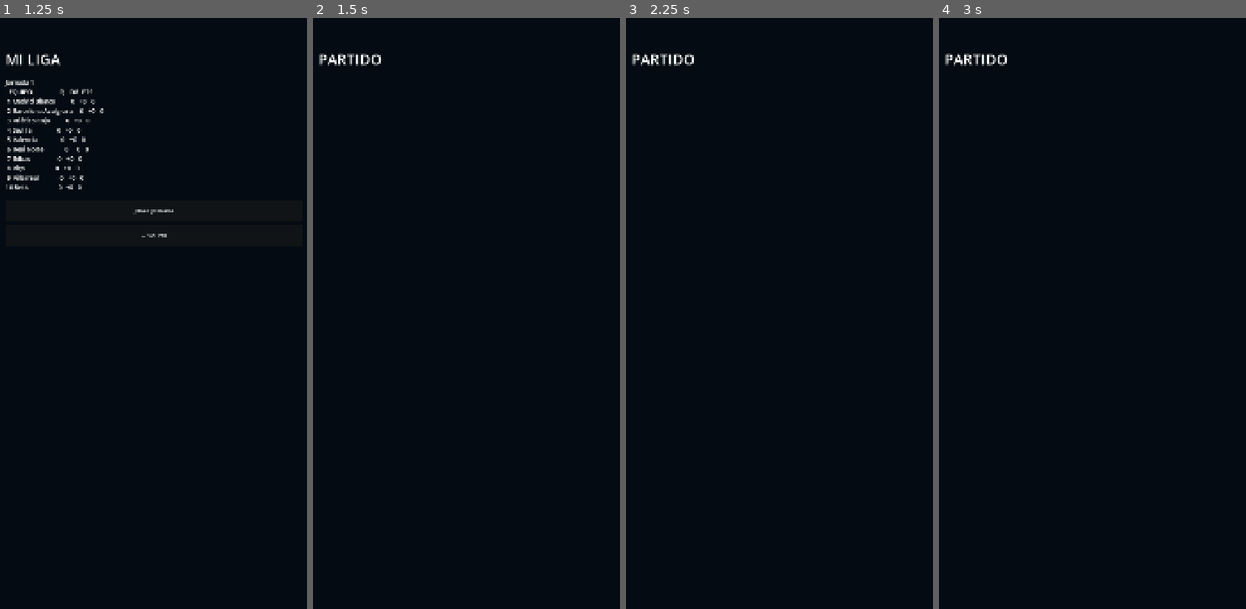
Above: before the commit, frames 1-4 (left to right).
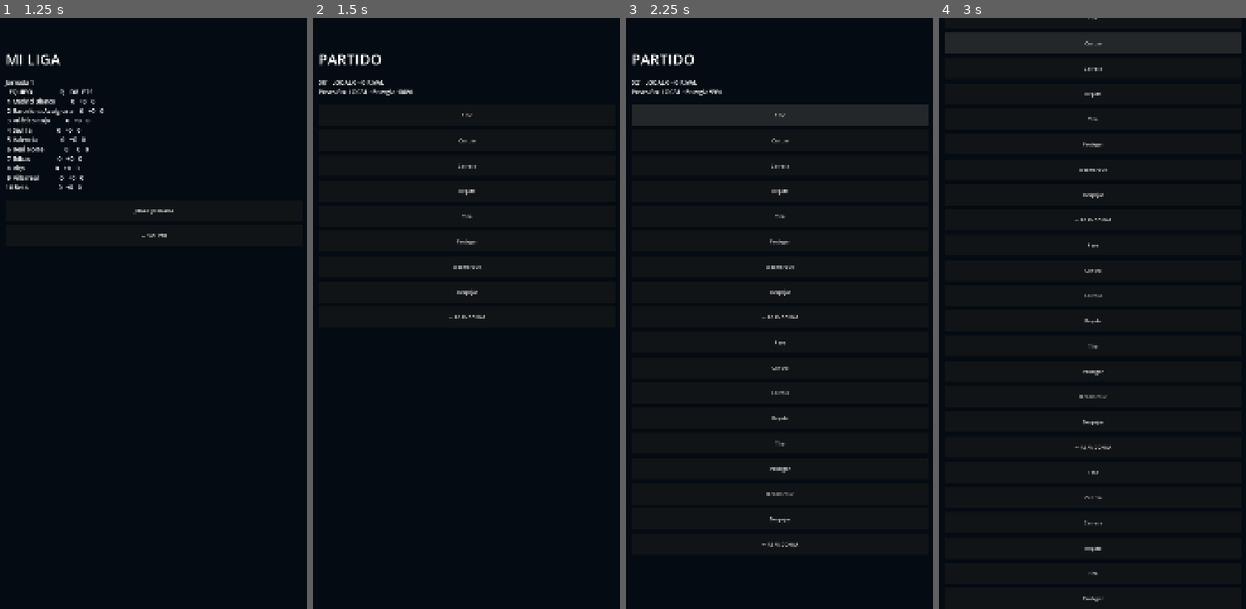
Above: after the commit, the same moments.

Repository: pabloprietorecio-afk/conectar-a-github
Game: Godot game, scene res://scenes/app_shell.tscn
Same seed, same stepped clock (60 frames per second), same inputs: the game is played once before the commit and once after it.
Inputs (mouse positions are in pixels of both pictures, inside the frame that each line leads up to):
- Up to frame 1 (1.25 s): click "⚽ LIGA" at 0.5 s
- Up to frame 2 (1.5 s): click "JUGAR JORNADA" at 1.25 s
- Up to frame 3 (2.25 s): click (779, 112) at 2 s, where only the run after the commit has a clickable "Pase"
- Up to frame 4 (3 s): click (1092, 142) at 2.75 s, where only the run after the commit has a clickable "Centro"

Frame 1 is identical in both runs. In frame 2, 0.6% of the frame differs, in the area x 1-57%, y 10-51%; in frame 3, 4.4%; in frame 4, 4.5%, in the area x 1-99%, y 0-99%.
Error before the commit: Parse Error: Cannot infer the type of "dist" variable because the value doesn't have a set type. (res://scripts/match_engine_v2.gd:51)

Commit message:
Work from the phone

Diff:
--- a/autoload/audio_director.gd
+++ b/autoload/audio_director.gd
@@ -2,7 +2,12 @@
 var catalog:Dictionary={}; var crowd_level:=0.35; var tension:=0.0
 func _ready()->void:
  var f:=FileAccess.open("res://audio/manifest.json",FileAccess.READ)
- if f: catalog=JSON.parse_string(f.get_as_text()) or {}
+ if f:
+  var parsed = JSON.parse_string(f.get_as_text())
+  if parsed is Dictionary:
+   catalog = parsed
+  else:
+   catalog = {}
 func stream_for(key:String)->AudioStream:
  if not catalog.has(key):return null
  return load("res://audio/"+str(catalog[key].file)) as AudioStream
--- a/scripts/bot_controller.gd
+++ b/scripts/bot_controller.gd
@@ -2,7 +2,7 @@
 extends RefCounted
 
 static func choose(state:Dictionary,side:int,rng:RandomNumberGenerator)->Dictionary:
- var ball:Vector2=state.ball; var attacking:=state.possession==side; var goal_y:=0.0 if side==0 else 100.0; var distance:=absf(ball.y-goal_y)
+ var ball:Vector2=state.ball; var attacking:bool=(int(state.possession)==side); var goal_y:float=0.0 if side==0 else 100.0; var distance:float=absf(ball.y-goal_y)
  var choices:Array[StringName]
  if attacking:
   if distance<20: choices=[&"tiro",&"regate",&"pase"]
--- a/scripts/card_match.gd
+++ b/scripts/card_match.gd
@@ -42,8 +42,8 @@
 func play_card(index: int) -> Dictionary:
     if ended or index < 0 or index >= hand.size():
         return snapshot()
-    var card := hand[index]
-    var rival := ACTIONS[rng.randi_range(0, ACTIONS.size() - 1)]
+    var card: Dictionary = hand[index]
+    var rival: Dictionary = ACTIONS[rng.randi_range(0, ACTIONS.size() - 1)]
     var user_roll := rng.randi_range(1, 6) + rng.randi_range(1, 6) + int(card.power)
     var rival_roll := rng.randi_range(1, 6) + rng.randi_range(1, 6) + int(rival.base)
     var success := user_roll >= rival_roll
--- a/scripts/match_engine_v2.gd
+++ b/scripts/match_engine_v2.gd
@@ -48,8 +48,9 @@
  if state.minute>=state.minutes: state.minute=state.minutes; state.ended=true; finished.emit(snapshot())
  return snapshot()
 func _shot(side:int,power:int)->void:
- var dist:=state.ball.distance_to(CoreRules.goal_point(side)); var pen:=maxf(0,dist-CoreRules.CFG.shot_free)/CoreRules.CFG.shot_pen_div
- var chance:=clampf(.52+power*.025-pen*.06,.03,.88)
+ var ball_pos: Vector2 = state.ball
+ var dist: float = ball_pos.distance_to(CoreRules.goal_point(side)); var pen: float = maxf(0,dist-float(CoreRules.CFG.shot_free))/float(CoreRules.CFG.shot_pen_div)
+ var chance: float = clampf(.52+power*.025-pen*.06,.03,.88)
  if rng.randf()<chance: state.score[side]+=1; state.ball=Vector2(32,50); state.possession=1-side
  else: state.possession=1-side
 func _energy_cost(action:StringName)->float:
--- a/scripts/penalty_engine.gd
+++ b/scripts/penalty_engine.gd
@@ -15,8 +15,8 @@
     return clampf((value - 40.0) / 59.0, 0.0, 1.0)
 
 static func power_ring(milliseconds: float, period_seconds: float = 1.25) -> float:
-    var phase := (milliseconds / 1000.0) / period_seconds
-    var fraction := phase - floor(phase)
+    var phase: float = (milliseconds / 1000.0) / period_seconds
+    var fraction: float = phase - floorf(phase)
     return 1.0 - absf(1.0 - 2.0 * fraction)
 
 static func next_kick(kicks: int, first_side: int, team_counts: Array[int], lists: Array) -> Dictionary:
Not shown, changed: .antigravity/extensions.json
